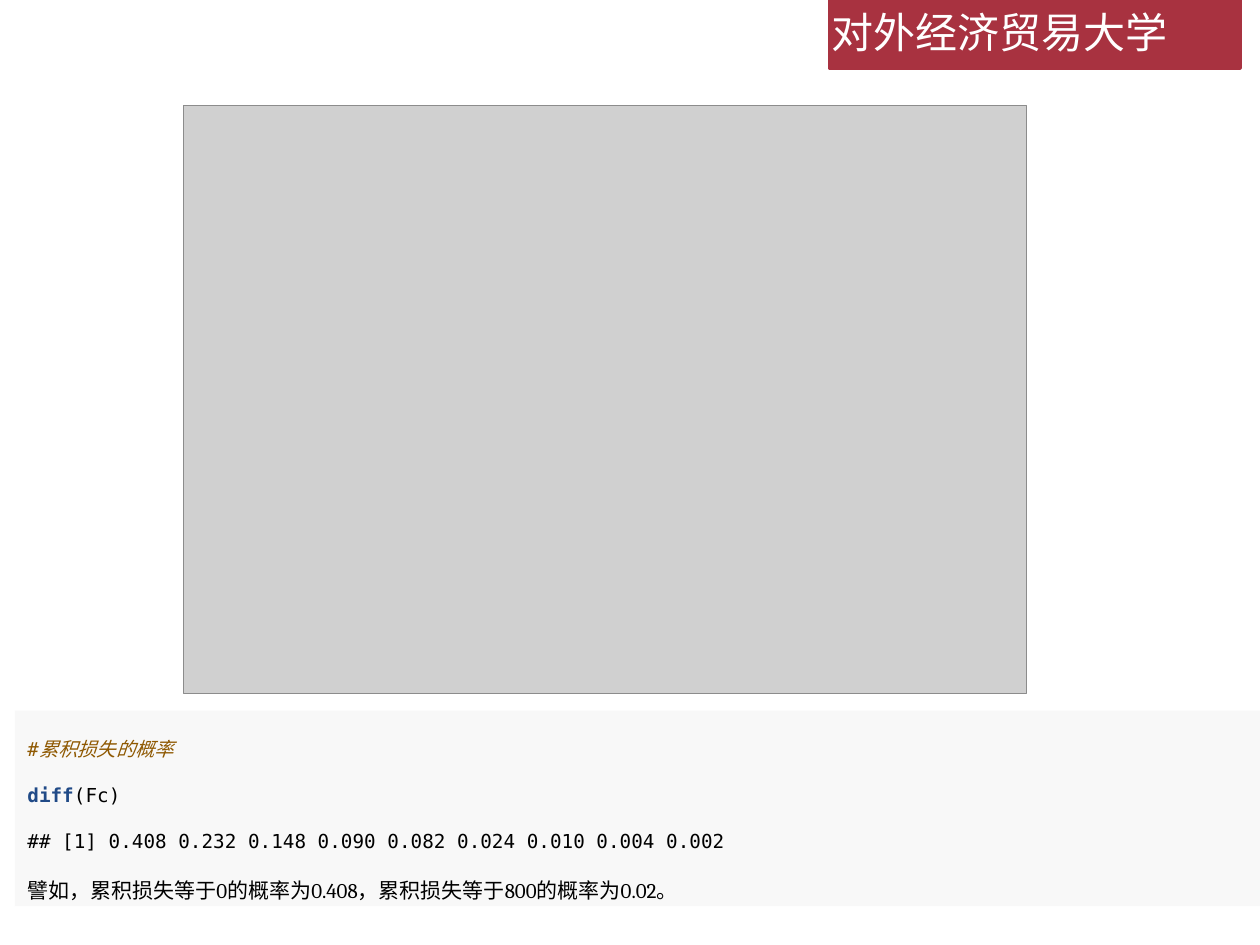
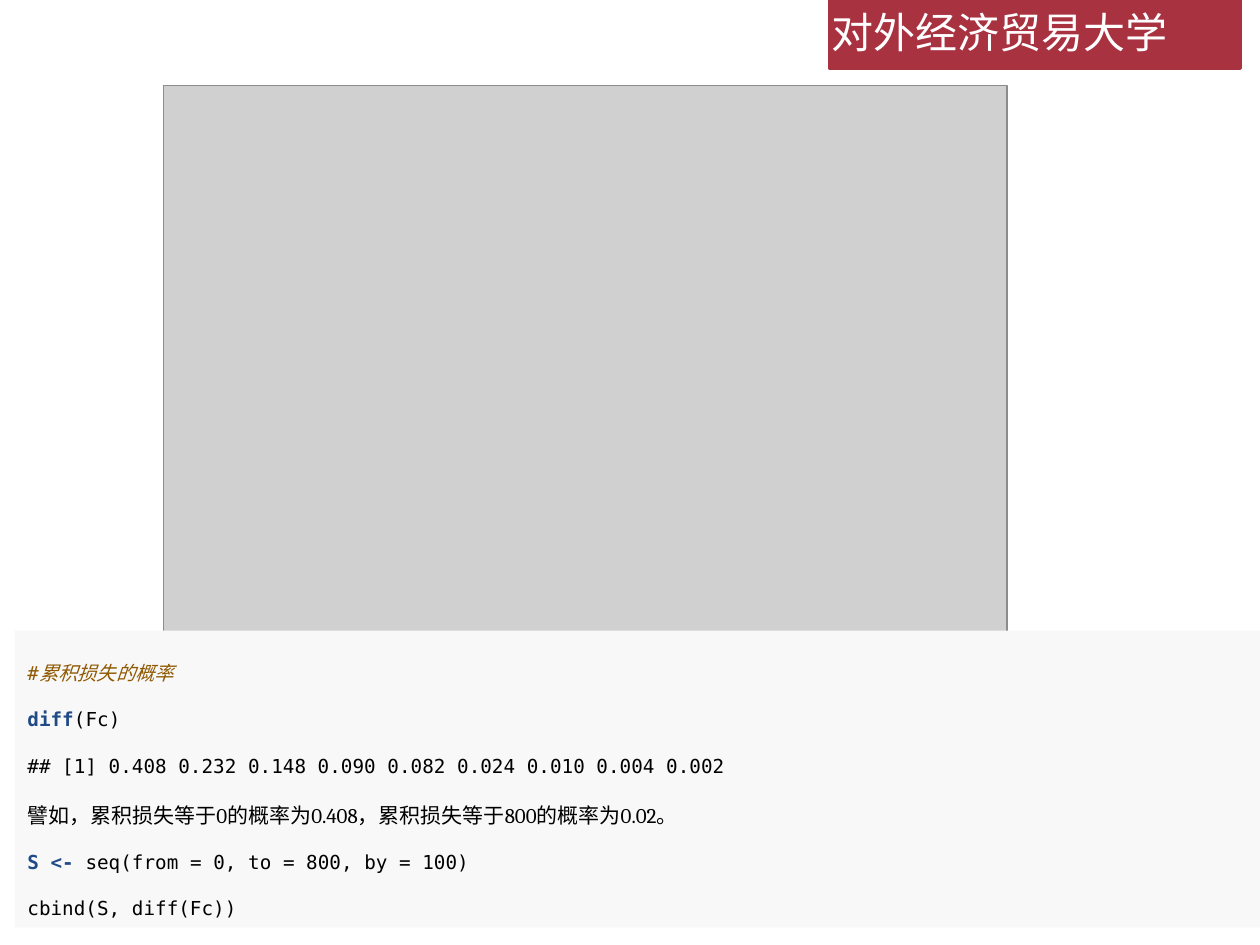
Before and after one commit to lizhengxiao/Non-life-Insurance-Actuarial-Science, a slide deck: slide 19 of Lectures/Week 6 - 累积损失模型.pptx (slide 16 before the commit). Drawn at 1260x945 pixels with LibreOffice and Linux fonts; fonts in the diff are those of the drawing; grey boxes stand for pictures; background and template pictures are left out. Boxes give left, top, right and bottom in pixels: in the first picture for what was removed or moved away, otherwise in the second. Text is boxed around its words. In the diff, an @@ line names an element or a change of style, - is before the commit and + after.

```diff
--- a/Lectures/Week 6 - 累积损失模型.pptx
+++ b/Lectures/Week 6 - 累积损失模型.pptx
@@ picture: place and size @@
-picture at box(184, 106, 1027, 694)
+picture at box(164, 86, 1007, 674)
@@ rectangle "#累积损失的概率 diff(Fc)": place and size @@
-rectangle "#累积损失的概率 diff(Fc)" at box(15, 711, 1260, 906)
+rectangle "#累积损失的概率 diff(Fc)" at box(15, 630, 1260, 927)
@@ text in rectangle at box(27, 854, 468, 918): paragraphs added @@
+S <- seq(from = 0, to = 800, by = 100)
+cbind(S, diff(Fc))
```
Also in this commit, not shown: 11 other slides changed, 10 slides added, 2 slides removed, 1 other file.
